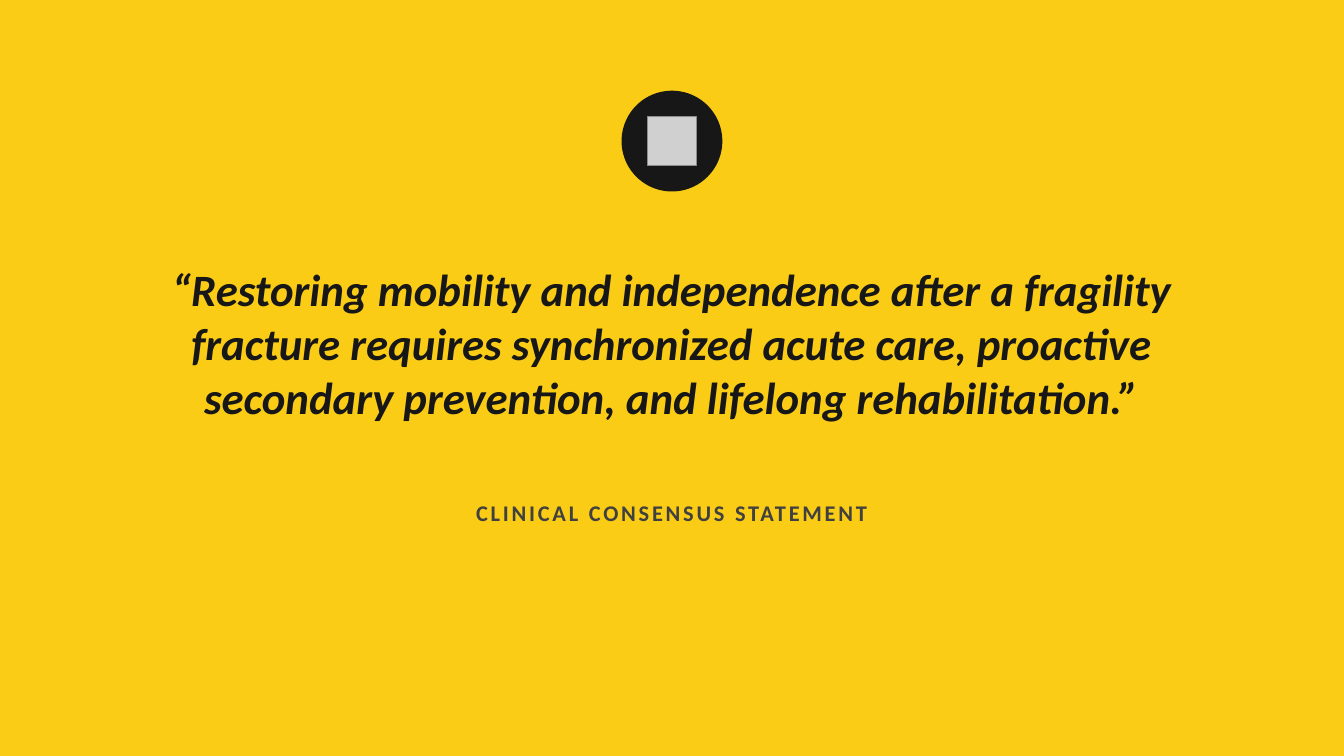
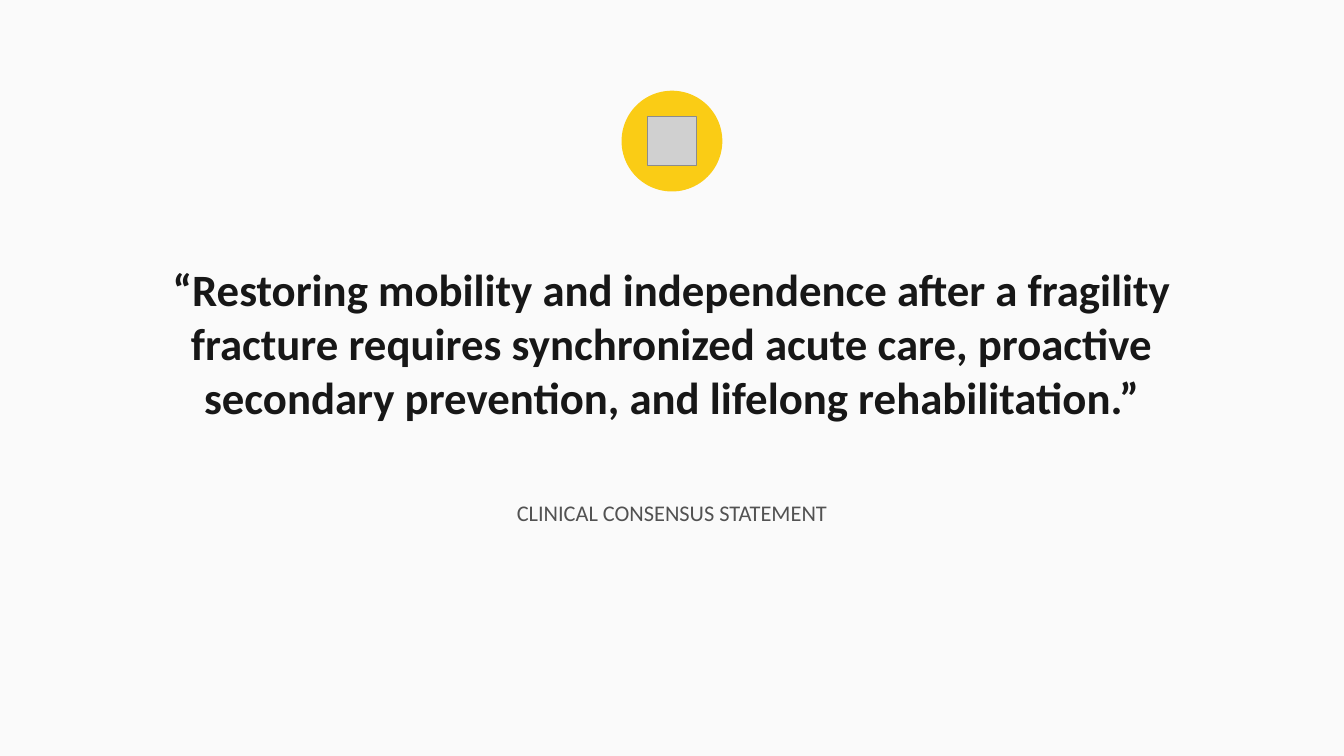
Before and after one commit to Anithmanasae/Serve-Smart-software, a slide deck: slide 23 of Frailty_Fractures_and_Functional_Recovery.pptx. Drawn at 1344x756 pixels with LibreOffice and Linux fonts; fonts in the diff are those of the drawing; grey boxes stand for pictures. Boxes give left, top, right and bottom in pixels: in the first picture for what was removed or moved away, otherwise in the second. Text is boxed around its words. In the diff, an @@ line names an element or a change of style, - is before the commit and + after.

```diff
--- a/Frailty_Fractures_and_Functional_Recovery.pptx
+++ b/Frailty_Fractures_and_Functional_Recovery.pptx
@@ background #FACC15 to #FAFAFA @@
@@ ellipse at bbox=[622, 91, 723, 192]: fill #171717 to #FACC15 @@
@@ text "“Restoring mobility and independence after ..." at bbox=[173, 273, 1170, 422]: italic off @@
@@ text "CLINICAL CONSENSUS STATEMENT" at bbox=[517, 506, 826, 521]: text colour #404040 to #525252, letter spacing 2 to 0 pt, bold off @@
```
Also in this commit, not shown: 15 other slides changed.
